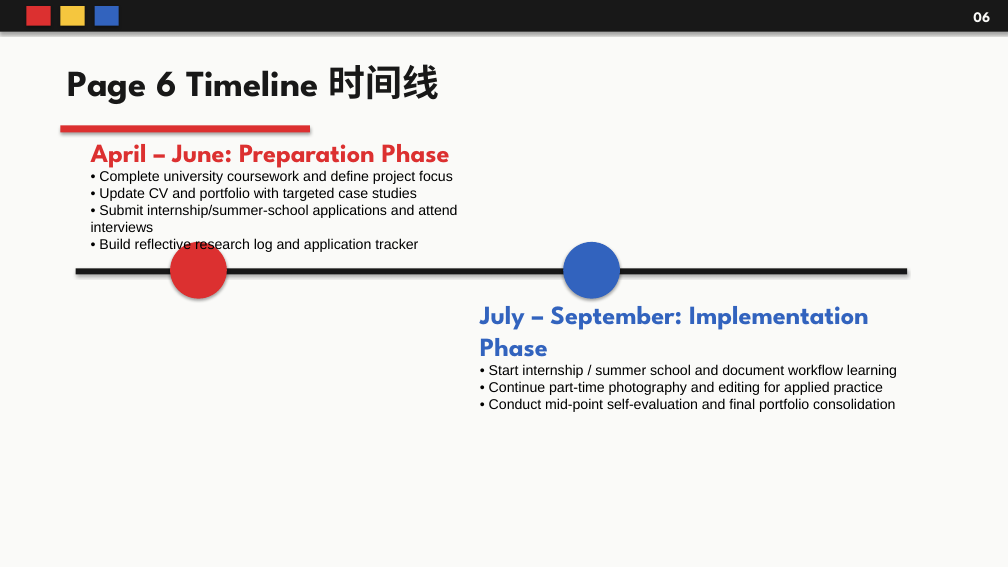
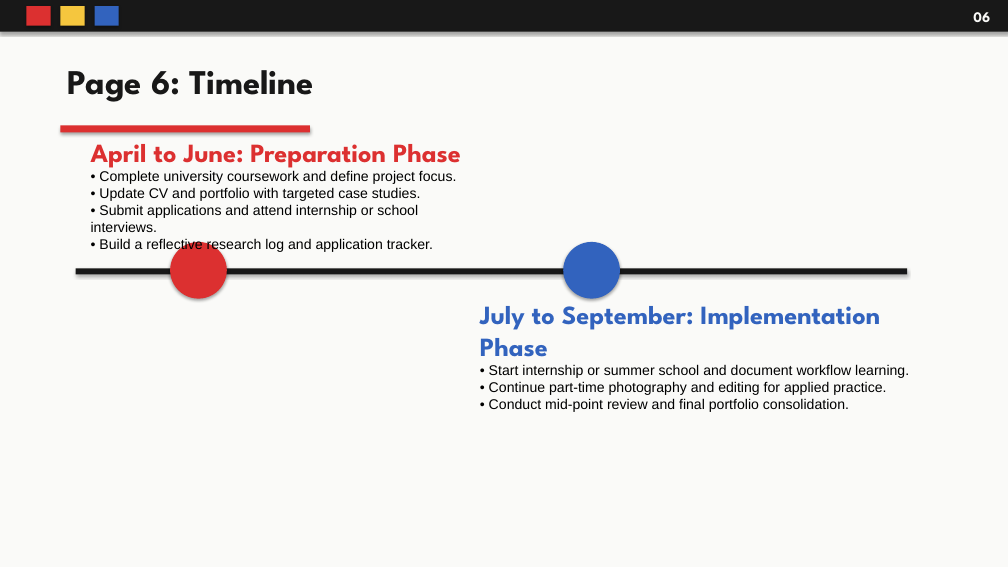
Before and after one commit to maotianyi12138-eng/-, a slide deck: slide 6 of Finding_Direction_Through_Exploration_Bauhaus.pptx. Drawn at 1008x567 pixels with LibreOffice and Linux fonts; fonts in the diff are those of the drawing. Boxes give left, top, right and bottom in pixels: in the first picture for what was removed or moved away, otherwise in the second. Text is boxed around its words. In the diff, an @@ line names an element or a change of style, - is before the commit and + after.

```diff
--- a/Finding_Direction_Through_Exploration_Bauhaus.pptx
+++ b/Finding_Direction_Through_Exploration_Bauhaus.pptx
@@ text at box(68, 70, 314, 102): text changed; size 35 to 33 pt @@
-Page 6 Timeline 时间线
+Page 6: Timeline
@@ text at box(91, 144, 461, 252): text changed; size 13.5 to 13.4 pt @@
-April – June: Preparation Phase
-• Complete university coursework and define project focus
-• Update CV and portfolio with targeted case studies
-• Submit internship/summer-school applications and attend interviews
-• Build reflective research log and application tracker
+April to June: Preparation Phase
+• Complete university coursework and define project focus.
+• Update CV and portfolio with targeted case studies.
+• Submit applications and attend internship or school interviews.
+• Build a reflective research log and application tracker.
@@ text at box(480, 298, 909, 412): text changed; size 13.5 to 13.4 pt @@
-July – September: Implementation Phase
-• Start internship / summer school and document workflow learning
-• Continue part-time photography and editing for applied practice
-• Conduct mid-point self-evaluation and final portfolio consolidation
+July to September: Implementation Phase
+• Start internship or summer school and document workflow learning.
+• Continue part-time photography and editing for applied practice.
+• Conduct mid-point review and final portfolio consolidation.
```
Also in this commit, not shown: 6 other slides changed.
